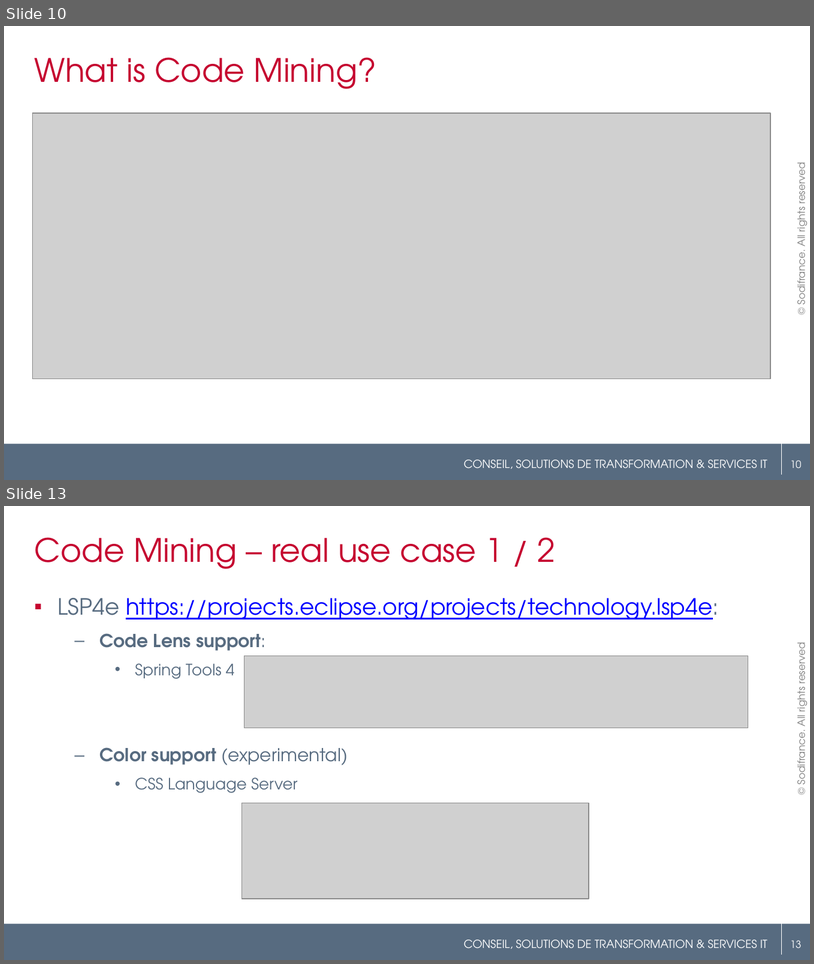
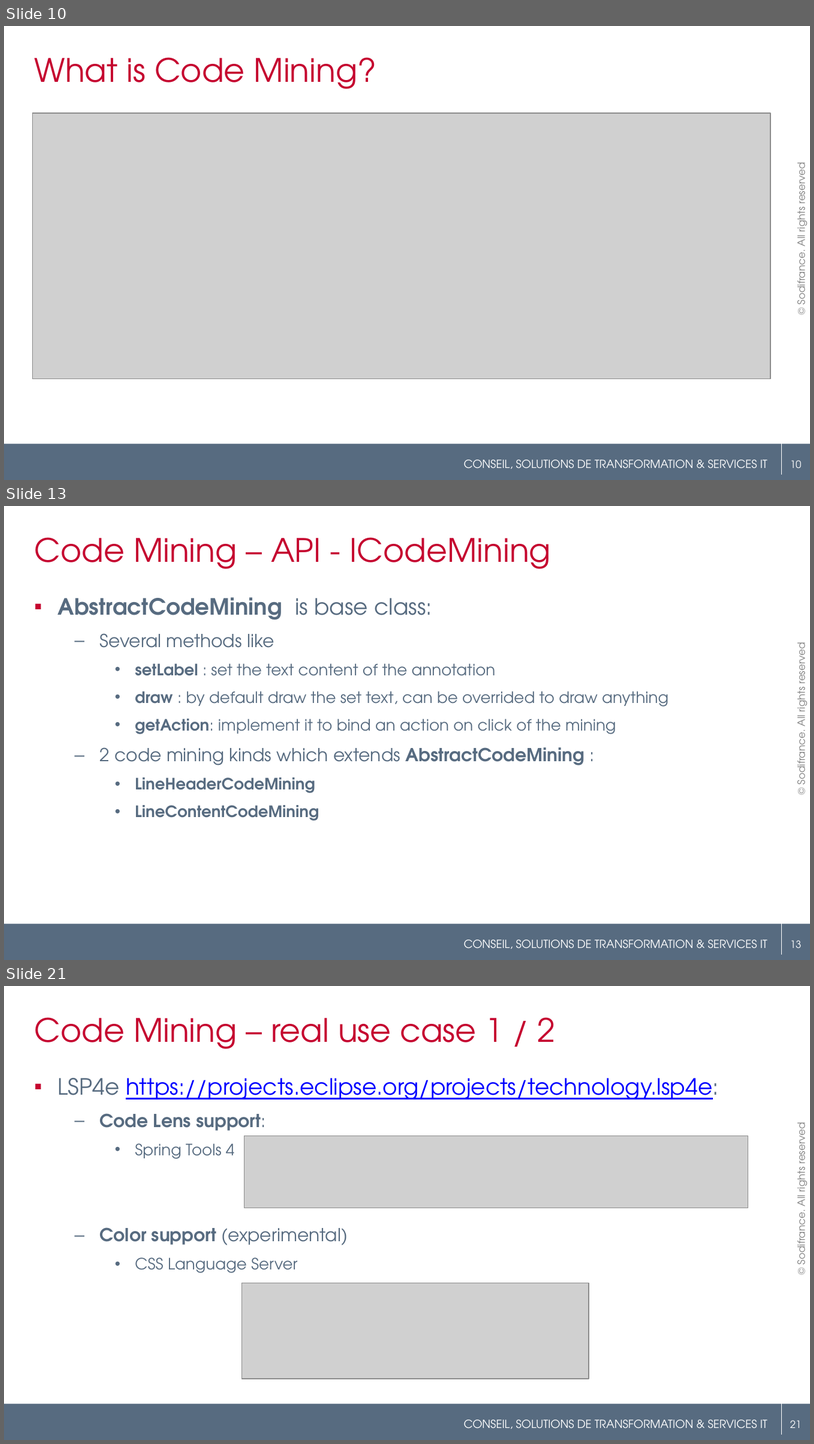
Before and after one commit to angelozerr/EclipseConFrance2018, a slide deck: EclipseConFrance2018_CodeMining.pptx. Shown one above the other, each under a label of ours: slides 10 and 13 before the commit, slides 10, 13 and 21 after it; the slides between them are not shown. The pictures are 814x964 and 814x1444 pixels, drawn with LibreOffice and Linux fonts; fonts in the diff are those of the drawing; grey boxes stand for pictures; background and template pictures are left out. Boxes give left, top, right and bottom in pixels: in the first picture for what was removed or moved away, otherwise in the second. Text is boxed around its words. In the diff, an @@ line names an element or a change of style, - is before the commit and + after.

Commit message:
Add CodeMining API section

```diff
--- a/EclipseConFrance2018_CodeMining.pptx
+++ b/EclipseConFrance2018_CodeMining.pptx
@@ slide 13 added at <box>4,506,810,960</box>, background #FFFFFF; not listed: 5 template elements that a slide beside it also shows @@
@@ title added at <box>34,537,551,569</box>, 28.8 pt, text #C5062F @@
+Code Mining – API - ICodeMining
@@ text added at <box>100,633,669,820</box>, 14 pt, text #576B80 @@
+▪ AbstractCodeMining is base class:
+  – Several methods like
+    • setLabel : set the text content of the annotation
+    • draw : by default draw the set text, can be overrided to draw anything
+    • getAction: implement it to bind an action on click of the mining
+  – 2 code mining kinds which extends AbstractCodeMining :
+    • LineHeaderCodeMining
+    • LineContentCodeMining
@@ what was slide 13 is now slide 21 @@
@@ page number at <box>791,1420,802,1428</box>: text changed @@
-13
+21
```
Also in this commit, not shown: 14 slides changed, 5 other slides added, 2 slides removed, 5 other files.
